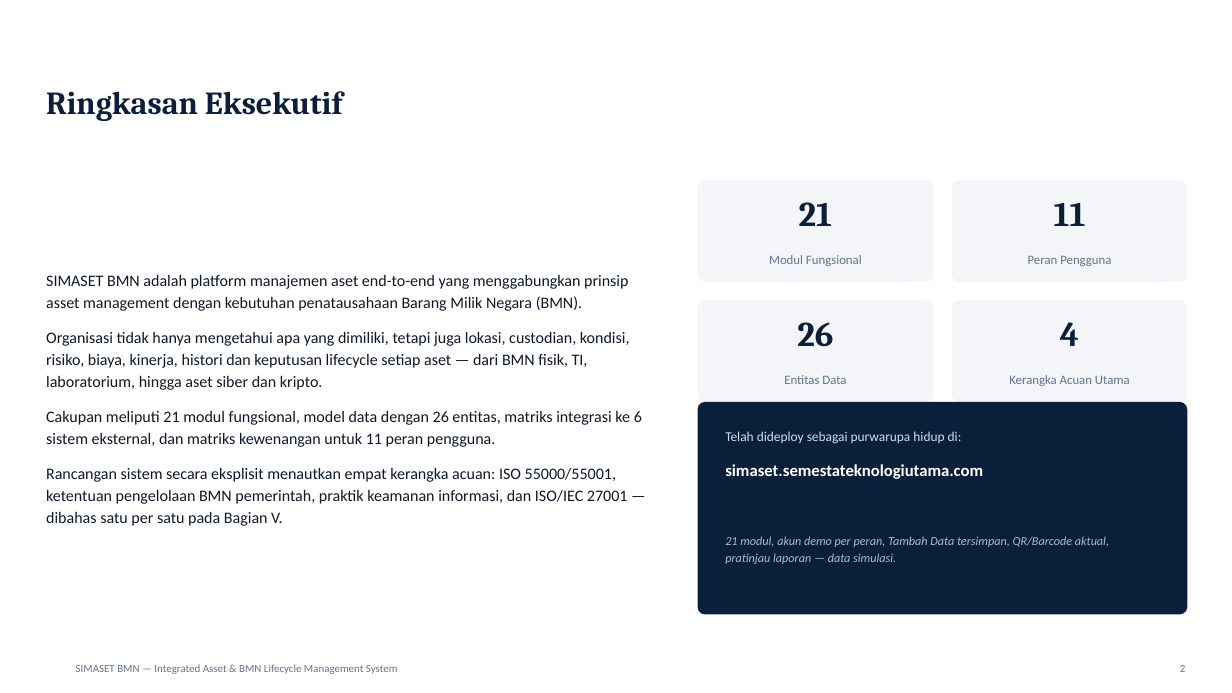
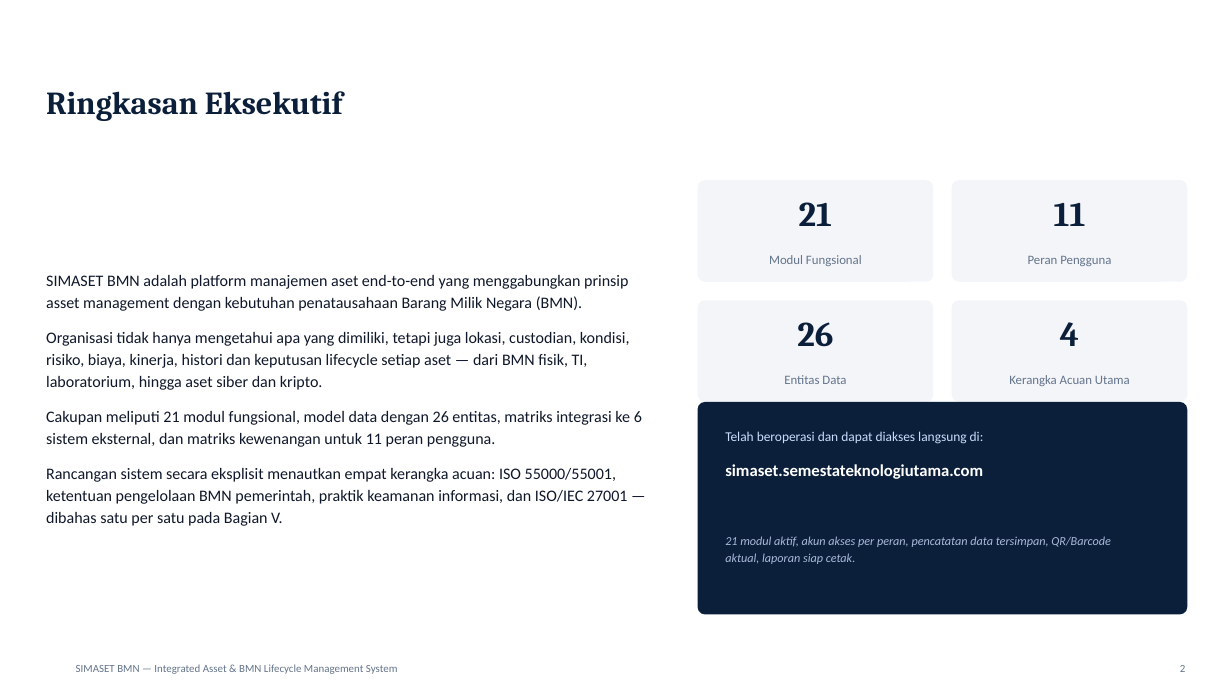
Before and after one commit to DrOsmond-STU/asetmanajemen, a slide deck: slide 3 of docs/SIMASET-BMN-Presentasi.pptx. Drawn at 1232x693 pixels with LibreOffice and Linux fonts; fonts in the diff are those of the drawing; background and template pictures are left out. Boxes give left, top, right and bottom in pixels: in the first picture for what was removed or moved away, otherwise in the second. Text is boxed around its words. In the diff, an @@ line names an element or a change of style, - is before the commit and + after.

```diff
--- a/docs/SIMASET-BMN-Presentasi.pptx
+++ b/docs/SIMASET-BMN-Presentasi.pptx
@@ text at (725, 431, 984, 444): text changed @@
-Telah dideploy sebagai purwarupa hidup di:
+Telah beroperasi dan dapat diakses langsung di:
@@ text at (725, 536, 1111, 564): text changed @@
-21 modul, akun demo per peran, Tambah Data tersimpan, QR/Barcode aktual, pratinjau laporan — data simulasi.
+21 modul aktif, akun akses per peran, pencatatan data tersimpan, QR/Barcode aktual, laporan siap cetak.
```
Also in this commit, not shown: 22 other slides changed, 4 other files.
